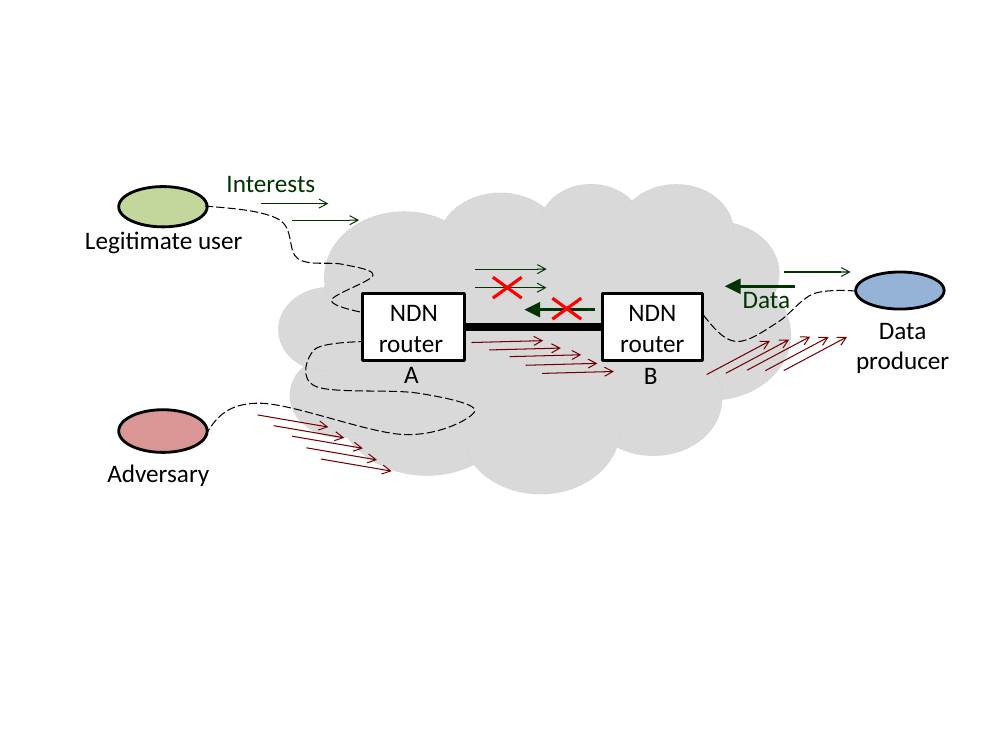
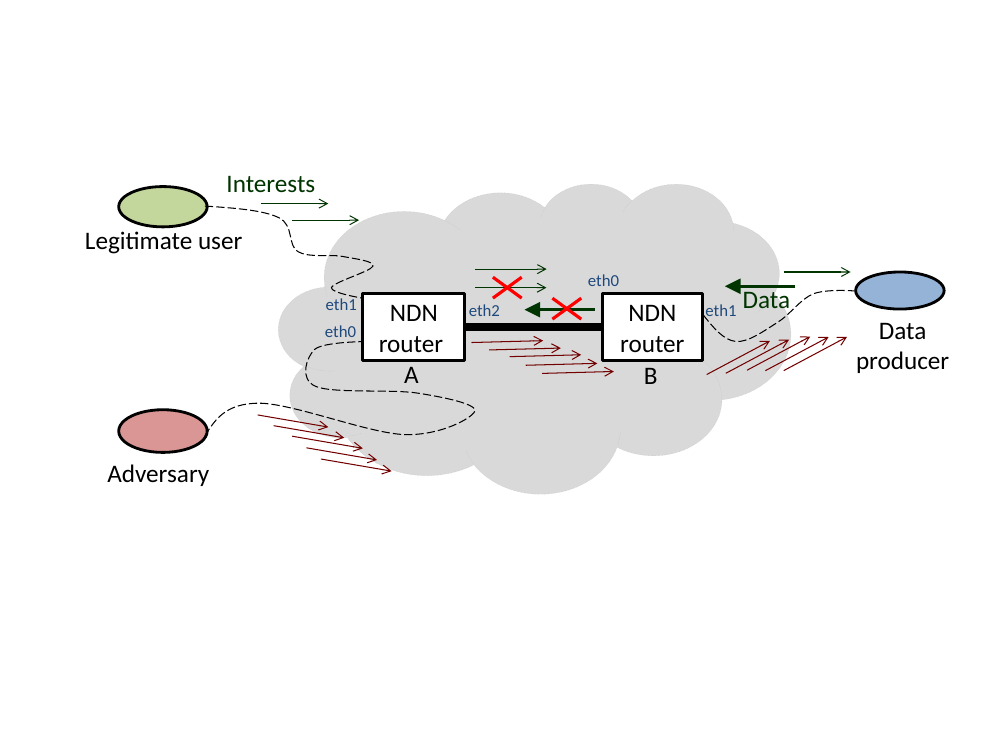
Before and after one commit to cawka/ifip-networking-2013-interest-flooding, a slide deck: slide 1 of figures/attack-definition.pptx. Drawn at 1008x756 pixels with LibreOffice and Linux fonts; fonts in the diff are those of the drawing. Boxes give left, top, right and bottom in pixels: in the first picture for what was removed or moved away, otherwise in the second. Text is boxed around its words. In the diff, an @@ line names an element or a change of style, - is before the commit and + after.

```diff
--- a/figures/attack-definition.pptx
+++ b/figures/attack-definition.pptx
@@ freeform shape: place and size @@
-freeform shape at (205,206,373,312)
+freeform shape at (205,206,373,297)
@@ text added at (326,296,357,310), 12 pt, text #1F497D @@
+eth1
@@ text added at (588,274,619,286), 12 pt, text #1F497D @@
+eth0
@@ text added at (325,325,356,337), 12 pt, text #1F497D @@
+eth0
@@ text added at (469,304,500,316), 12 pt, text #1F497D @@
+eth2
@@ text added at (705,304,736,320), 12 pt, text #1F497D @@
+eth1
```
Also in this commit, not shown: 3 other files.
